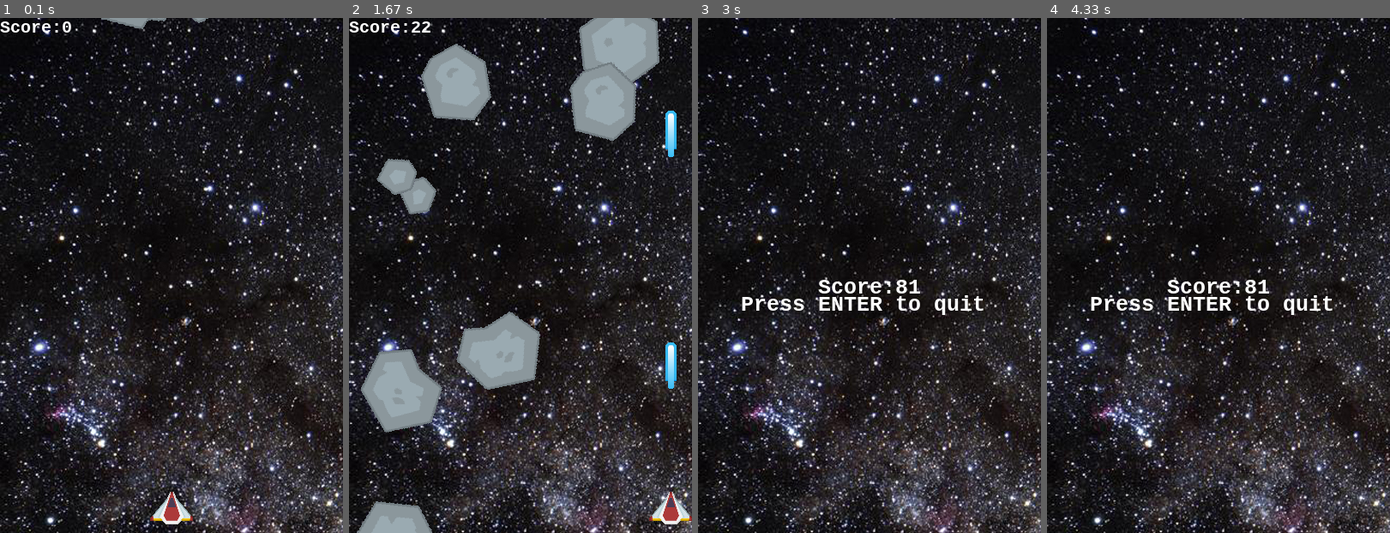
Above: before the commit, frames 1-4 (left to right).
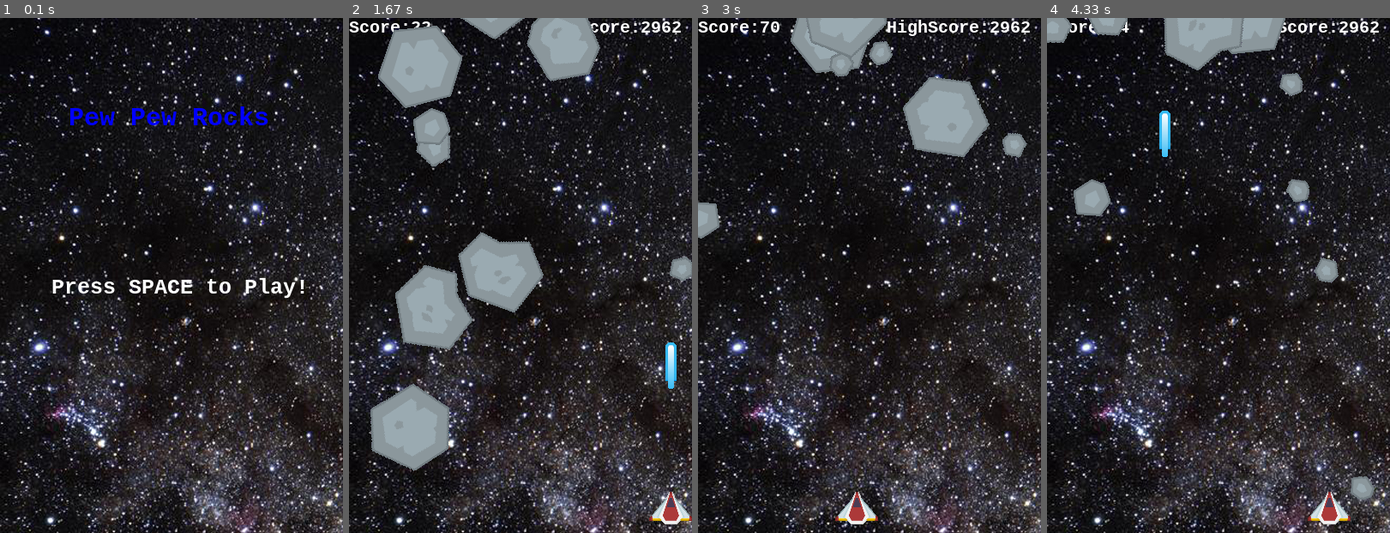
Above: after the commit, the same moments.

Repository: andrewle19/CometCrush
Game: pygame game, started from shootem.py
Same seed, same stepped clock (60 frames per second), same inputs: the game is played once before the commit and once after it.
Inputs:
- Up to frame 1 (0.1 s): no input
- Up to frame 2 (1.67 s): tap Space at 0.33, 0.73, 1.03, 1.23, 1.53 s; hold Right 0.67-1.13 s; hold Right 1.17-1.63 s
- Up to frame 3 (3 s): hold Left 1.67-2.2 s; tap Space at 1.73, 2.03, 2.3, 2.6, 2.73 s; hold Left 2.23-2.63 s; hold Right from 2.67 s (still down)
- Up to frame 4 (4.33 s): tap Space at 3.03, 3.4, 3.7, 3.9, 4.2 s; release Right at 3.3 s; hold Left 3.33-3.8 s; hold Right 3.83-4.3 s

The runs differ from the first frame. In frame 1, 2.5% of the frame differs, in the area x 0-89%, y 0-99%; in frame 2, 24%, in the area x 2-100%, y 0-100%; in frame 3, 8.2%; in frame 4, 6.9%.

Commit message:
added main menu,added high scores TODO: powerups,explosions,retry

Diff:
--- /dev/null
+++ b/high_score.txt
@@ -0,0 +1 @@
+2962
--- a/shootem.py
+++ b/shootem.py
@@ -33,6 +33,19 @@
     myfont = pygame.font.SysFont(font,size,True) # gets font/font size/ bold
     label = myfont.render(msg,1,color); # makes a label with a msg and color with it
     screen.blit(label,(x,y)) # stages label to screen at x and y cordinate
+
+def getHighScore():
+    highscore_file = open("high_score.txt","r")
+    high_score = int(highscore_file.read())
+    highscore_file.close()
+    return high_score
+
+def writeHighScore(highscore):
+    highscore_file = open("high_score.txt","w")
+    highscore_file.write(str(highscore))
+    highscore_file.close()
+
+
 
 # player ship class
 class Player(pygame.sprite.Sprite):
@@ -197,6 +210,8 @@
 player = Player()
 all_sprites.add(player)
 
+
+
 # spawn range between 0-8
 for i in range(10):
     m = Mob()
@@ -205,10 +220,22 @@
     mobs.add(m)
 
 
-
+pygame.mixer.music.play(loops= -1)
+
+# Start menu
+start = False
+while start != True:
+    screen.blit(background,background_rect)
+    displayMsg("Pew Pew Rocks","monospace",30,BLUE,80,100)
+    displayMsg("Press SPACE to Play!","monospace",25,WHITE,60,HEIGHT/2)
+    pygame.display.flip()
+    for event in pygame.event.get():
+        if event.type == pygame.KEYDOWN:
+            if event.key == pygame.K_SPACE:
+                start = True
 
 score = 0
-pygame.mixer.music.play(loops= -1)
+high_score = getHighScore()
 # Game loop
 running = True
 while running:
@@ -265,18 +292,26 @@
     #screen.blit(label,(100,0))
 
     displayMsg("Score:" + str(score),"monospace",20,WHITE,0,0) # display score board
+    if score > high_score:
+        displayMsg("HighScore:" + str(score),"monospace",20,WHITE,220,0) # display high score
+    else:
+        displayMsg("HighScore:" + str(high_score),"monospace",20,WHITE,220,0) # display high score
     all_sprites.draw(screen)
 
     # *after* drawing everything, flip the display
     pygame.display.flip()
 
-
+# End Screen
 quit = False
 while quit != True:
     screen.blit(background,background_rect)
+
+    if score > high_score:
+        writeHighScore(score)
     displayMsg("Score:" + str(score),"monospace",25,WHITE,140,HEIGHT/2)
     displayMsg("Press ENTER to quit","monospace",25,WHITE,50,HEIGHT/2+20)
     pygame.display.flip()
+
     for event in pygame.event.get():
         if event.type == pygame.QUIT:
             quit = True
